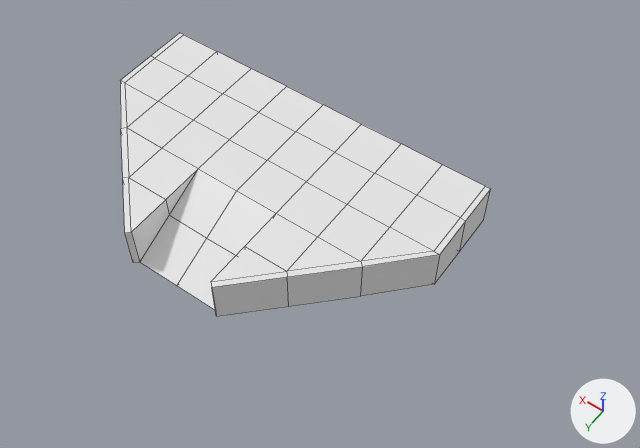
An edit to the Blender file Assets/BridgeConstruction.blend, drawn before and after from the same camera.
One viewpoint serves both versions: a camera (50 mm lens) standing at (-16.1, 20.8, 28.3) and looking at (-3.4, 3.0, 0.3). The axes (+X, +Y, +Z) are drawn at lower right. The lights are the same throughout. The first picture is the older version. Mesh edges are drawn as thin lines.

In view in the first picture: 'CommandDeckMain', 'CommandDeckMain.001'.
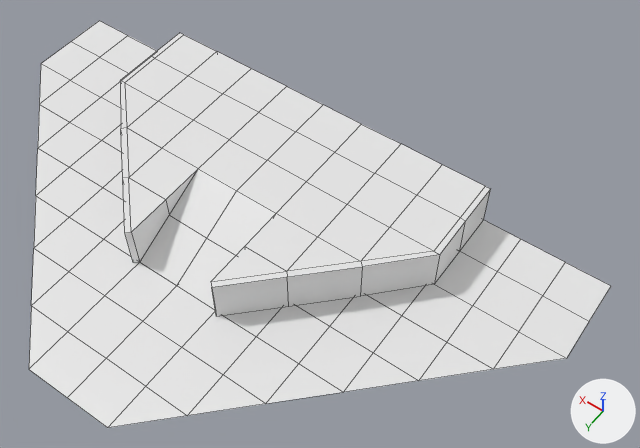
The newer file is also turned or shifted as a whole; pictures and numbers use the older file's frame.

Changed parts and their boxes (x1, y1, x2, y2) in the pictures (640 x 448 px):
'CrewDeck', added
    after: (29, 21, 611, 428)

What changed in the scene script:
```text
Add me_plane_003:
    me_plane_003.from_pydata(...)  # 68 vertices, 54 faces; spans x -7.0..7.0, y -1.0..7.0, z 0.0
Add ob_crewdeck:
    ob_crewdeck = bpy.data.objects.new('CrewDeck', me_plane_003)
    ob_crewdeck.location = (0.0, 0.0, -1.0)
    ob_crewdeck.scale = (2.0, 2.0, 2.0)
```
